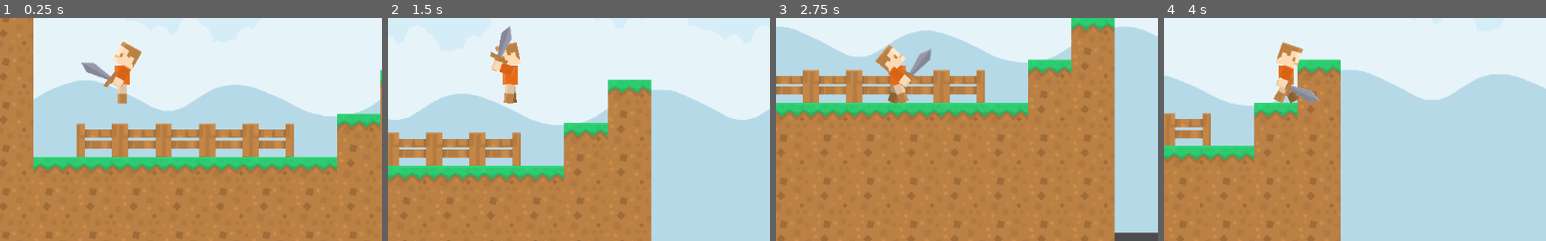
Above: before the commit, frames 1-4 (left to right).
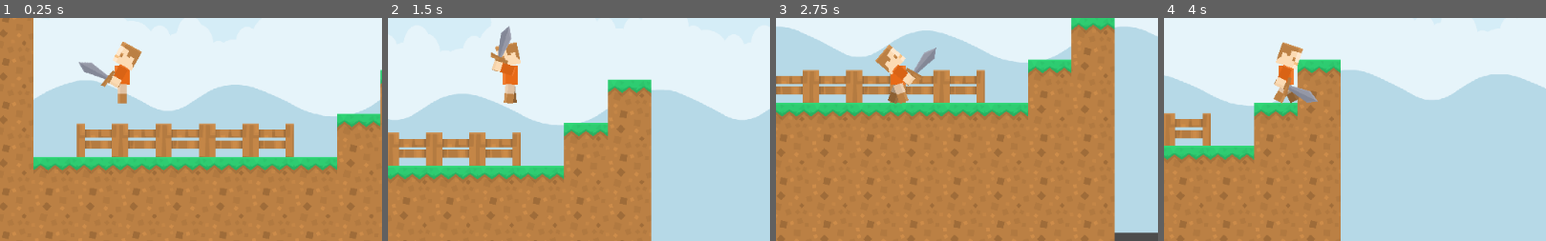
Above: after the commit, the same moments.

Repository: Kiel97/kenney-game-jam-2020
Game: Godot game, scene res://World.tscn
The game is run twice, just before and just after one commit, with the same random seed, the same clock (stepped at 60 frames per second) and the same inputs.
Inputs (mouse positions are % of the whole screen's width and height, from its top left):
- Up to frame 1 (0.25 s): no input
- Up to frame 2 (1.5 s): move the mouse to (72, 45) at 0.52 s; press the mouse at (72, 45) at 0.53 s; hold D (right) from 0.53 s (still down); tap Up (jump) at 0.77 s; move the mouse to (30, 55) at 1.27 s; release the mouse at (30, 55) at 1.28 s; click (30, 55) at 1.35 s
- Up to frame 3 (2.75 s): tap Up (jump) at 1.52 s; move the mouse to (60, 28) at 2.02 s; release D (right) at 2.03 s; press the mouse at (60, 28) at 2.03 s; hold Left (left) from 2.03 s (still down)
- Up to frame 4 (4 s): move the mouse to (45, 70) at 2.77 s; release Left (left) at 2.78 s; release the mouse at (45, 70) at 2.78 s; hold D (right) from 2.78 s (still down); click (45, 70) at 2.85 s; tap Up (jump) at 3.02, 3.77 s; move the mouse to (80, 65) at 3.52 s; press the mouse at (80, 65) at 3.53 s
The pictures show only the part of the screen within x 34-84%, y 37-87%; the shares and areas given below are measured in that part.

The runs differ from the first frame. In frame 1, 0.3% of the frame differs, in the area x 20-35%, y 19-32%; in frame 2, 0.1%; in frame 3, 0.5%, in the area x 29-42%, y 13-32%; in frame 4, 0.2%.

Commit message:
Fixed (again) arm rotation issue

Diff:
--- a/Player.gd
+++ b/Player.gd
@@ -16,7 +16,7 @@
 	$Body/Head.look_at(global_mouse_pos)
 
 	if arm_look_at_mouse:
-		$Body/ForeArm.look_at(global_mouse_pos)
+		$Body/ForeArm/RotationPoint/Sprite.look_at(global_mouse_pos)
 
 func _unhandled_input(event: InputEvent) -> void:
 		if event.is_action_pressed("attack") and not attack_anim.is_playing():
